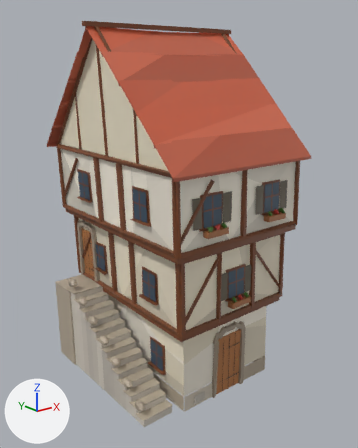
The glTF model packages/foundations/world/asset/models/buildings/townhouse-2.glb as it was, and as the next commit left it.
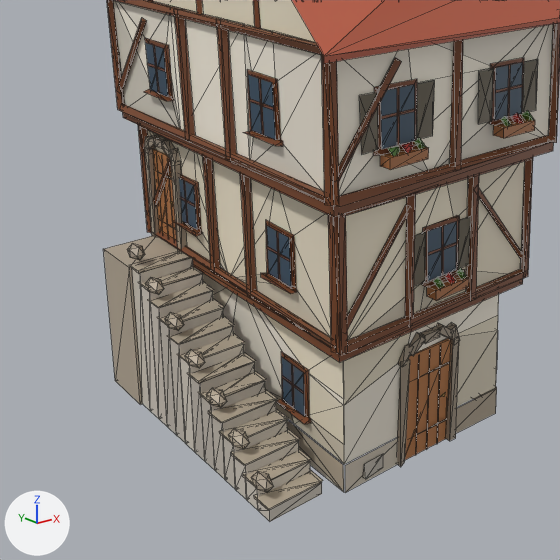
There are two pictures of each version: one whole from a camera (50 mm lens) standing at (-9.35, -11.84, 9.43) and looking at (-0.11, -0.29, 4.81), one close up on the part from 0% to 84% of the width and 33% to 100% of the height. The lights are fixed; the arrows at lower left show +X, +Y and +Z. The older version's two pictures come first. The close-ups show mesh edges as thin lines. Objects named as collision shapes, trigger or cutter boxes, shadow casters or lower levels of detail are left out.

In view in the first close-up: 'buildings/townhouse-2'.
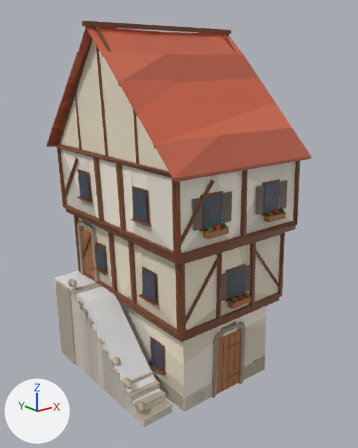
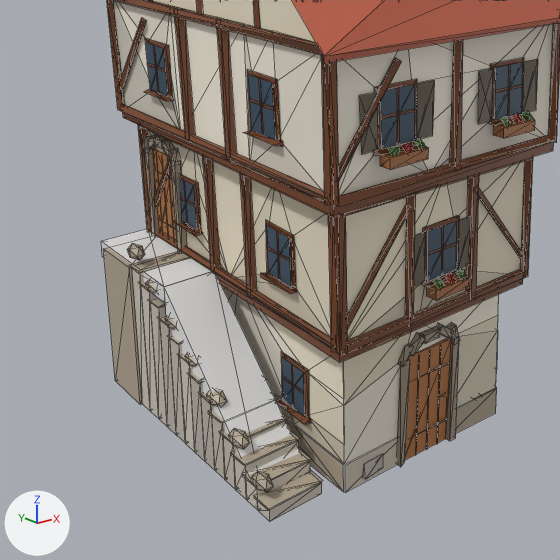
Scene script edits in JSON lines:
```json
{"op": "add", "block": "me_landing", "code": ["me_landing = bpy.data.meshes.new('landing')", "me_landing.from_pydata(...)  # a box spanning x -2.95..-2.0, y 0.6..2.95, z 2.37..2.67"]}
{"op": "add", "block": "me_stairs", "code": ["me_stairs = bpy.data.meshes.new('stairs')", "me_stairs.from_pydata([(-2.95, -2.25, 0.0), (-2.0, -2.25, 0.0), (-2.0, 0.6, 0.0), (-2.95, 0.6, 0.0), (-2.0, 0.6, 2.67), (-2.95, 0.6, 2.67)], [], [(0, 2, 1), (0, 3, 2), (0, 1, 4), (0, 4, 5), (1, 2, 4), (2, 3, 5), (2, 5, 4), (3, 0, 5)])"]}
{"op": "add", "block": "ob_landing", "code": ["ob_landing = bpy.data.objects.new('landing', me_landing)", "ob_landing.location = (0.0, 0.0, 0.0)"]}
{"op": "add", "block": "ob_stairs", "code": ["ob_stairs = bpy.data.objects.new('stairs', me_stairs)", "ob_stairs.location = (0.0, 0.0, 0.0)"]}
```

What differs and where, as boxes (x1, y1, x2, y2) in the close-ups (560 x 560 px):
```json
{"object": "stairs", "change": "added", "after": [164, 272, 301, 475]}
{"object": "landing", "change": "added", "after": [101, 229, 212, 303]}
```
